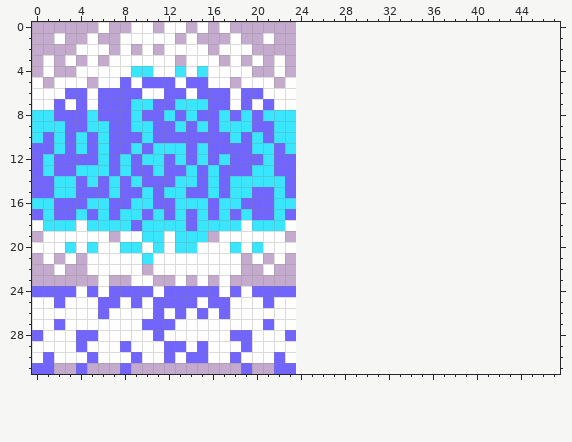
Pixel-art sprite, stored at goonies/images/cascada.png. Above, as it was before the edit.
The file is 24x32 pixels. Colours within 5 levels of each other are drawn and written as one. The old version is drawn lined up with the new one, on the new canvas.
And afterwards:
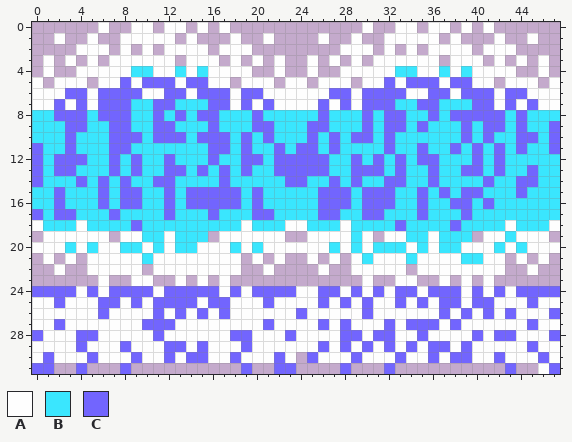
Palette (. is transparent): A #fefefe  B #3ae6fe  C #7265fe
From old to new:
canvas 24x32 -> 48x32
Changed rows in their new state; - is an unchanged pixel.
first column x 0:
 0 ------------------------------A--AA-AA-A-A------
 1 --------------------------A--A--AAAAA-A---A--A--
 2 ----------------------------AAA-A-A-AAAA-AAA----
 3 -------------------------A-A-A-AAAAAA-AAA-A-A-A-
 4 -------------------------A--AAAAABBAABABAAAA--A-
 5 ------------------------A-AAA-AACACCCACCAA-AAA-A
 6 ------------------------AAACCACCCCAACCACCCACCAAA
 7 ------------------------AACACACCCBBCCBBBCCACACAA
 8 ----------B-------B-----BBCBBBCBCCBBCBCCCCCBCBBB
 9 --------------B---------BCCBBBCBCCBCBBBCBCCBCBBC
10 -B---B--------B---------BCBCBCCBCBBBBBBCBCBBCCBC
11 -B---B----B---B---B-----CCBCBBBBCBBCBBCBCBCBCBBC
12 -----B--------B---B-----CCCBBCBCBCBCCBBBCBCBBBBB
13 ----------B-------B-----CCCBBCCCBCBBCBBCCBCBBCBB
14 -B--------B----B--------CBBCBCBBCCBBCBBBBCBBCCBB
15 BBC-BB-----BC---C-C--B-BBBCCCBCCCBBCBCBCCBBBCBBB
16 ---BB-CB-C-B--CC-CCB-B--BBCCCBCCCBBCBBCCBCBBBBBB
17 -----B----B---B---B----BBBCCBBCCBBBCBBBCBBBBBBBB
18 --------------B---------ABBBABBBBCBBBBCBBBBABBBA
19 -------------------------AAAABA-AABBABBB-AABAAA-
20 ------------------------AAABABABBBABABBAAABABAAA
21 -------------------------A-A-ABAAABAAAABBAA-A-A-
22 --------------------------A--AAAAA-AAAAAAAA--A--
23 ------------------------------A--AA--A-A-A------
24 ------------------------AACCACACACCACCCACACACCCC
25 ------------------------AACACACAACACACCACCAAACAA
26 ------------------------CAAAAACAAAAAACACACACAAAC
27 ------------------------AACACAAACACCCACAAAAAACAA
28 ------------------------AAAACCACCAACAAAACACCAAAC
29 ------------------------AACACACACACACCACAAAAACAA
30 -------------------------CAAACAAACAACACCAACAAACA
31 ----------------------------C---C----------C--AC
Boxes around the changes in both pictures, in picture pixels (x1, y1, x2, y2):
changed: (32, 22, 560, 374)
